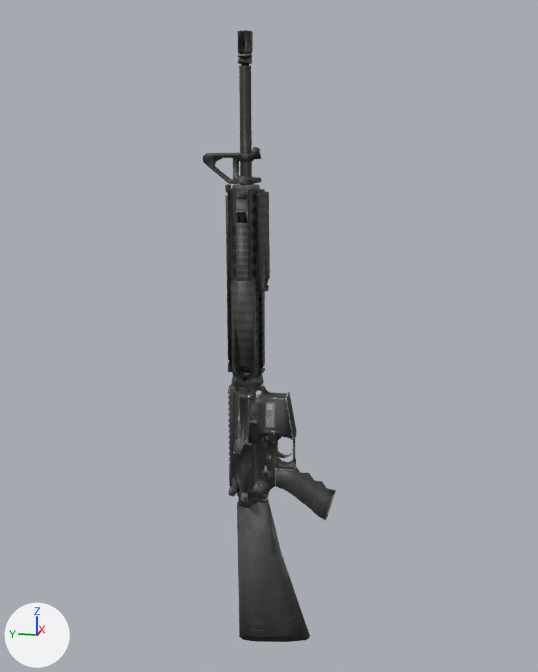
The FBX model HFO/Contents/mods/HFO/media/models_X/weapons/firearm/AssaultRifleNoMag.fbx, before and after one commit.
The view is the same before and after, from a 50 mm lens placed at (-0.00693, -0.00137, 0.0036), pointed at (0.00001, 0.00002, 0.00186). The axes (+X, +Y, +Z) are drawn at lower left. The lights are the same throughout. Where no turn or scale is listed for an object, it has been applied to the vertices.

Objects in the first picture: 'AssaultRifle'.
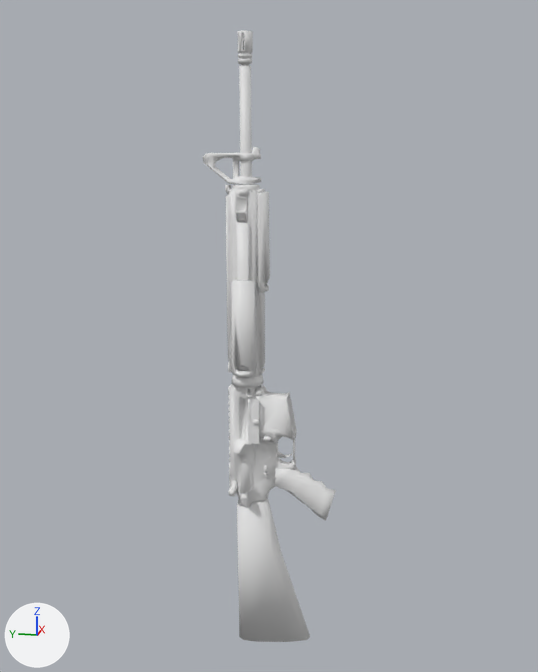
Location of each change, [x1, y1, x2, y2] in pixels of the pictures (538 x 672 px):
part 1 of me_assaultrifle_001, built on
    before: [287, 392, 296, 438]
    after: [252, 394, 296, 438]
part 2 of me_assaultrifle_001, recoloured (black to grey)
    both: [203, 30, 336, 642]

Edits to the bpy script that builds the scene:
```text
Change me_assaultrifle_001:
    used by ob_assaultrifle; location = (0.0, 0.0, 0.0)
    remove me_assaultrifle_001.from_pydata(...)  # 1815 vertices, 2277 faces; spans x -0.00027..0.00017, y -0.00067..0.00063, z -0.00145..0.00464
    add me_assaultrifle_001.from_pydata(...)  # 1837 vertices, 3288 faces; spans x -0.00027..0.00017, y -0.00067..0.00063, z -0.00145..0.00464
    me_assaultrifle_001 part 1: 3 vertices moved within x 0.00012..0.00015, y 0.00019..0.0003, z 0.00156; 8 vertices removed from x -0.00013..0.00002, y -0.00025..-0.00002, z 0.00089..0.00127; 22 vertices added at x -0.00019..0.00002, y -0.00025..0.00019, z 0.00077..0.00128
    me_assaultrifle_001 part 2: 1618 faces spanning x -0.00027..0.00017, y -0.00067..0.00063, z -0.00145..0.00464 switch from mat_assaultrifle_001 (picture img_assaultrifle_png) to no material
```
